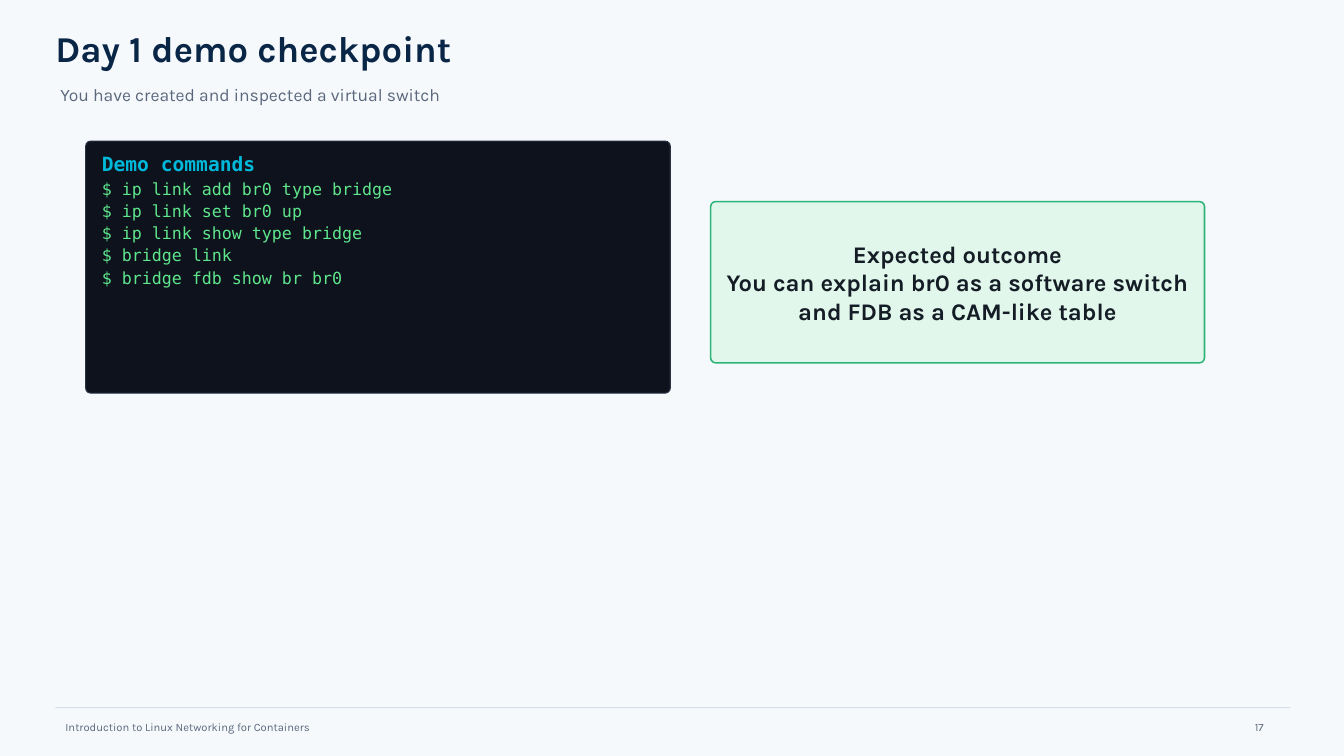
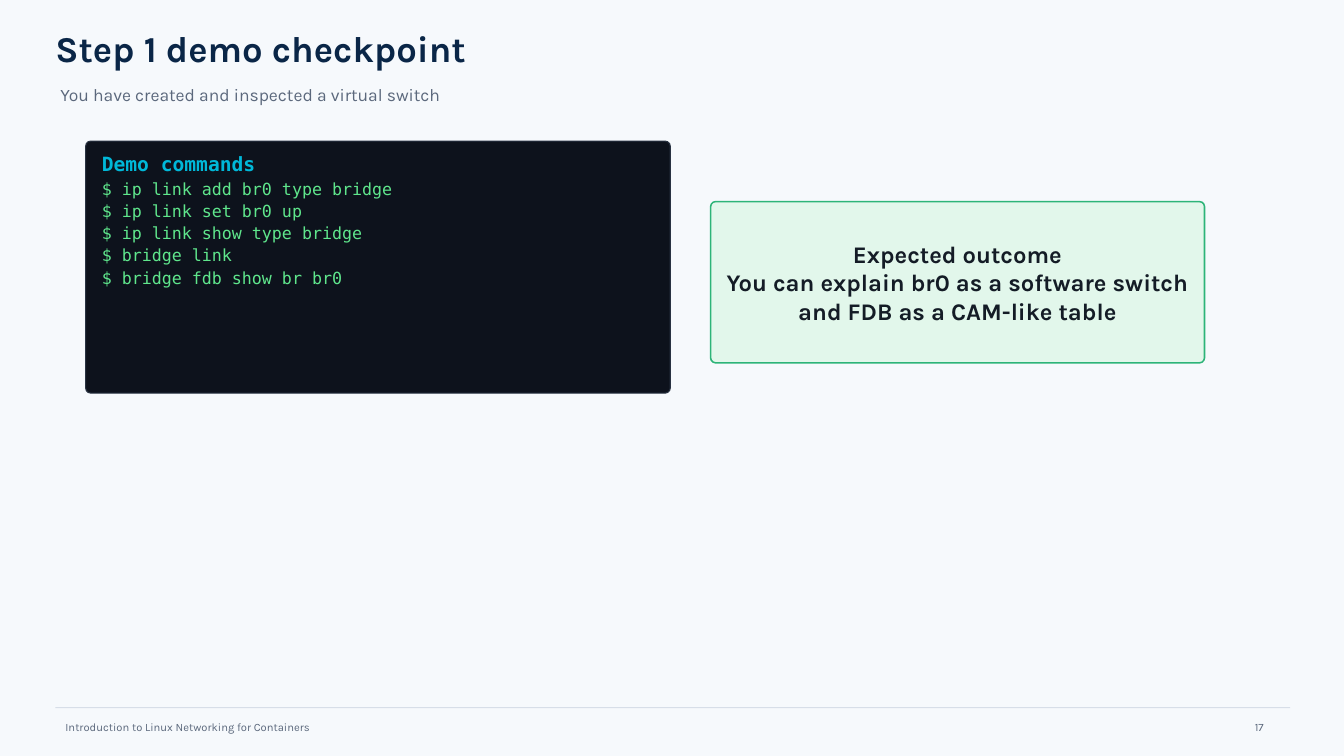
Before and after one commit to ltfe-ict-academy/containerized_infrastructure_and_workload_security, a slide deck: slide 17 of 03_Container_and_Linux_networking/01_Introduction_to_Linux_Networking_for_Containers/introduction_linux_networking_for_containers_combined_50slides.odp. Drawn at 1344x756 pixels with LibreOffice and Linux fonts; fonts in the diff are those of the drawing. Boxes give left, top, right and bottom in pixels: in the first picture for what was removed or moved away, otherwise in the second. Text is boxed around its words. In the diff, an @@ line names an element or a change of style, - is before the commit and + after.

```diff
--- a/03_Container_and_Linux_networking/01_Introduction_to_Linux_Networking_for_Containers/introduction_linux_networking_for_containers_combined_50slides.odp
+++ b/03_Container_and_Linux_networking/01_Introduction_to_Linux_Networking_for_Containers/introduction_linux_networking_for_containers_combined_50slides.odp
@@ text at (x1=55, y1=36, x2=466, y2=71): text changed @@
-Day 1 demo checkpoint
+Step 1 demo checkpoint
```
Also in this commit, not shown: 12 other slides changed.
